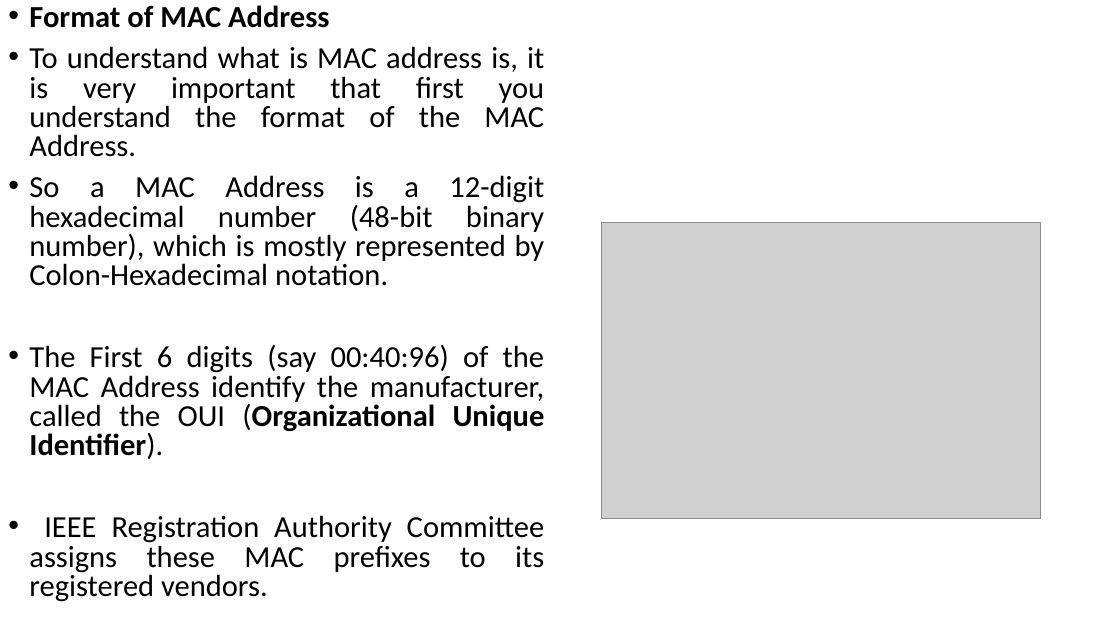
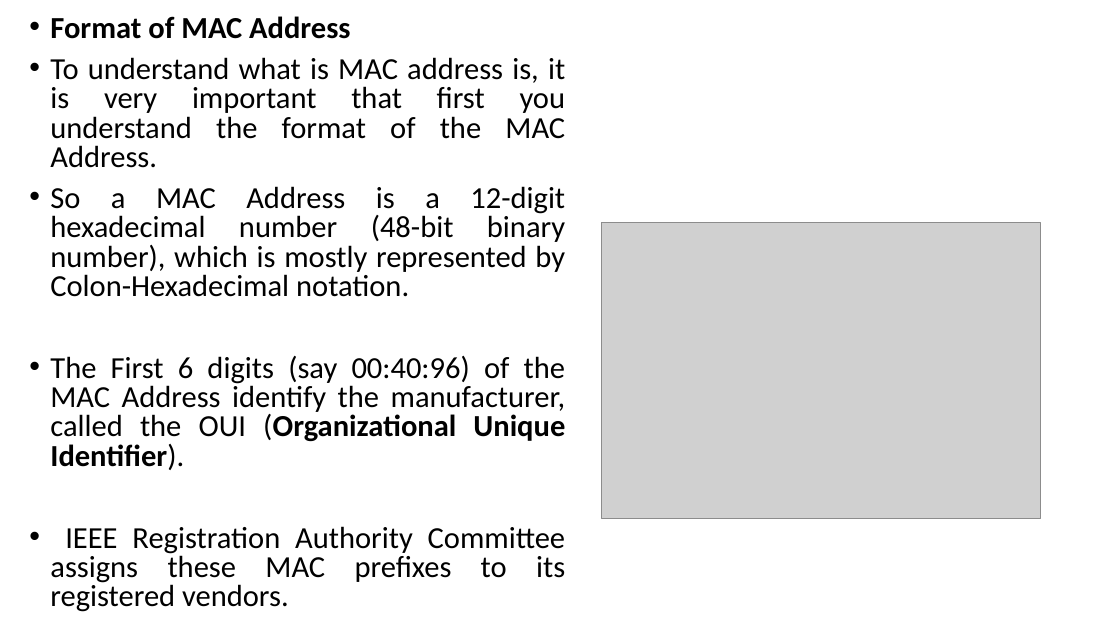
Before and after one commit to Mrcoderv/BCA-UnlimateNote-New, a slide deck: slide 12 of 5th sem/ComputerNetwork/Chapter new 5.pptx. Drawn at 1120x630 pixels with LibreOffice and Linux fonts; fonts in the diff are those of the drawing; grey boxes stand for pictures. Boxes give left, top, right and bottom in pixels: in the first picture for what was removed or moved away, otherwise in the second. Text is boxed around its words. In the diff, an @@ line names an element or a change of style, - is before the commit and + after.

```diff
--- a/5th sem/ComputerNetwork/Chapter new 5.pptx
+++ b/5th sem/ComputerNetwork/Chapter new 5.pptx
@@ text "Format of MAC Address": place and size @@
-text "Format of MAC Address" at [29, 5, 545, 602]
+text "Format of MAC Address" at [50, 16, 566, 612]
@@ text "Format of MAC Address" at [50, 16, 566, 612]: size 26.2 to 26.1 pt @@
```
Also in this commit, not shown: 7 other slides changed, 1 slide removed, 47 other files.
